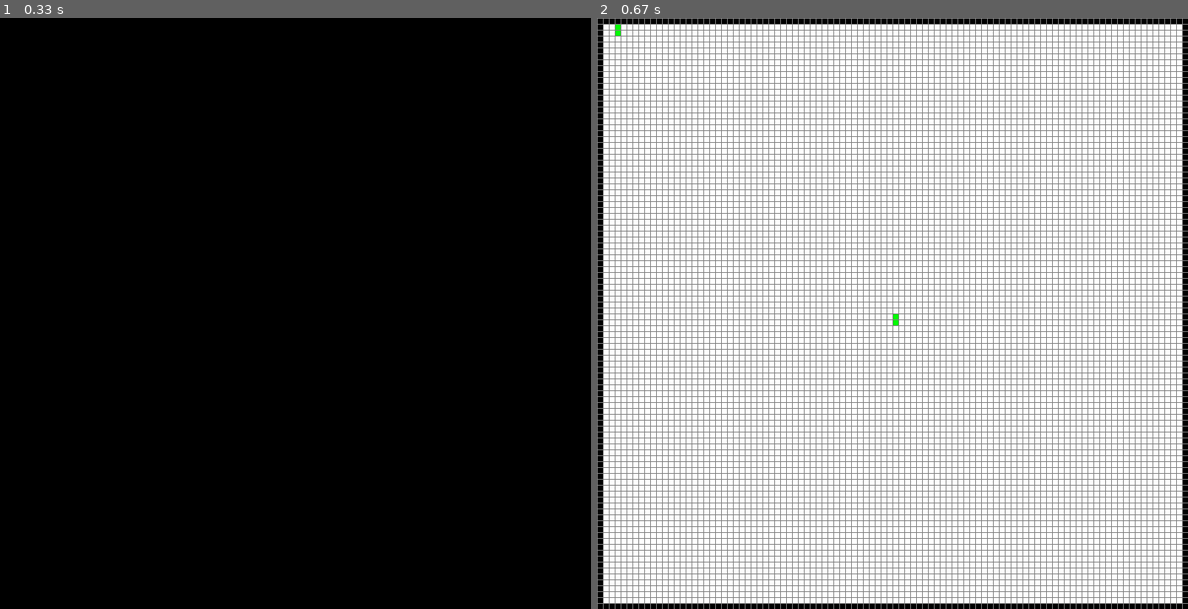
Above: before the commit, frames 1-2 (left to right).
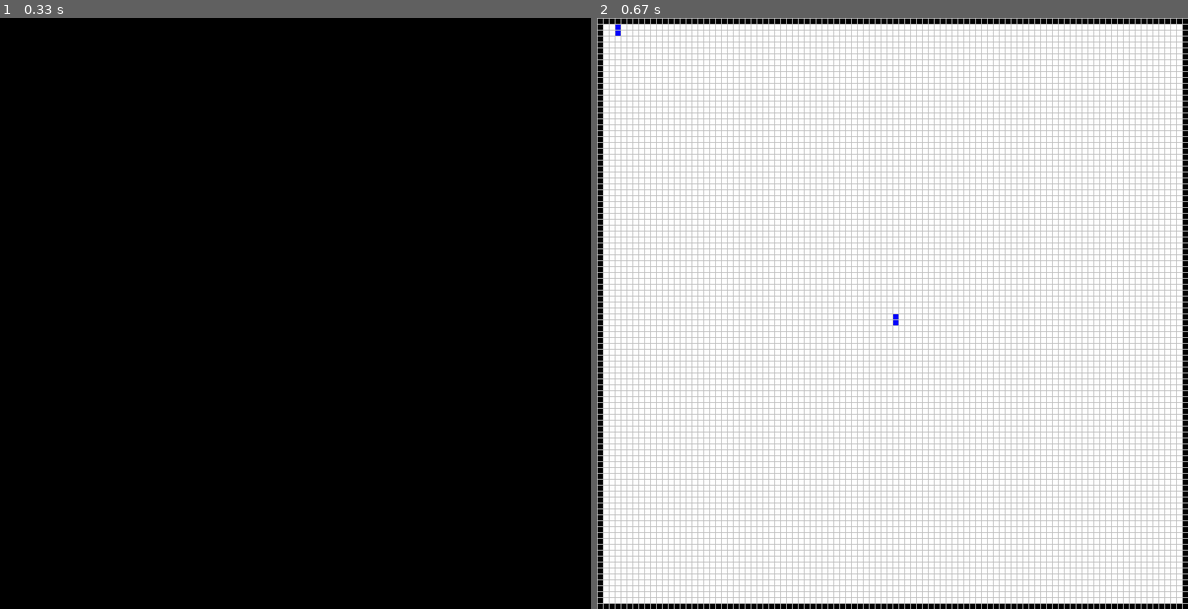
Above: after the commit, the same moments.

Repository: skulumani/tron
Game: pygame game, started from interface.py
Two runs of this game, one before a commit and one after it. Both use one fixed random seed, a clock stepped at 60 frames per second and the inputs below.
Inputs:
- Up to frame 1 (0.33 s): no input
- Up to frame 2 (0.67 s): hold Right from 0.33 s (still down)

Frame 1 is identical in both runs. In frame 2, 23% of the frame differs, in the area x 0-100%, y 0-100%.

Commit message:
All colors from pygame
Closes #1

Diff:
--- a/interface.py
+++ b/interface.py
@@ -4,13 +4,7 @@
 import tron
 
 class UserInterface():
-    COLORS = {'black': (0, 0, 0),
-              'red': (255, 0, 0),
-              'blue': (0, 255, 0),
-              'green': (0, 0, 255),
-              'white': (255, 255, 255),
-              'gray': (128, 128, 128)
-              }
+    COLORS = {key:value[0:3] for key, value in pygame.colordict.THECOLORS.items()}
 
     def __init__(self):
 
@@ -19,34 +13,39 @@
         observation = self.game.reset()
         self.done = False
 
+        board = observation['board']
+        rows = observation['board'].shape[0]
+        cols = observation['board'].shape[1]
+
         self.WIDTH = 800
-        self.cellsize = self.WIDTH // observation['board'].shape[0]
-        self.HEIGHT = observation['board'].shape[1] * self.cellsize
+        self.cellsize = self.WIDTH // rows
+        self.HEIGHT = cols * self.cellsize
 
         pygame.init()
         self.window = pygame.display.set_mode((self.WIDTH, self.HEIGHT))
         pygame.display.set_caption('Tron')
         self.clock = pygame.time.Clock()
 
+        # intialize image array and surface
+        self.image = np.zeros((rows, cols, 3))
+        self.image.fill(255) # everything white
+        # build obstacles
+        self.image[board[:,:,0] == 1] = UserInterface.COLORS['black']
 
     def _draw_board(self, observation):
         """Turn current game state into image array for pygame"""
 
         board = observation['board']
-        image = np.zeros((self.game.size, self.game.size, 3))
-
-        # draw obstacles
-        image[board[:,:,0] != 1] = UserInterface.COLORS['white']
 
         # draw players
         for ii in range(1, board.shape[2]):
-            image[board[:, :, ii] == 1] = UserInterface.COLORS['blue']
+            self.image[board[:, :, ii] == 1] = UserInterface.COLORS['blue']
 
         # build surface
-        surf = pygame.Surface((image.shape[0], image.shape[1]))
-        pygame.surfarray.blit_array(surf, image)
+        surf = pygame.Surface((self.image.shape[0], self.image.shape[1]))
+        pygame.surfarray.blit_array(surf, self.image)
         surf = pygame.transform.scale(surf, (self.WIDTH, self.HEIGHT))
-        surf = self._draw_grid(surf, image)
+        surf = self._draw_grid(surf, self.image)
 
         return surf
 
@@ -104,7 +103,6 @@
                 print(action)
                 observation, done, status = self.update(action, action)
                 print(observation['positions'])
-                print(observation['board'][:, :, 1])
                 self.render(observation)
             self.clock.tick(60)
 
